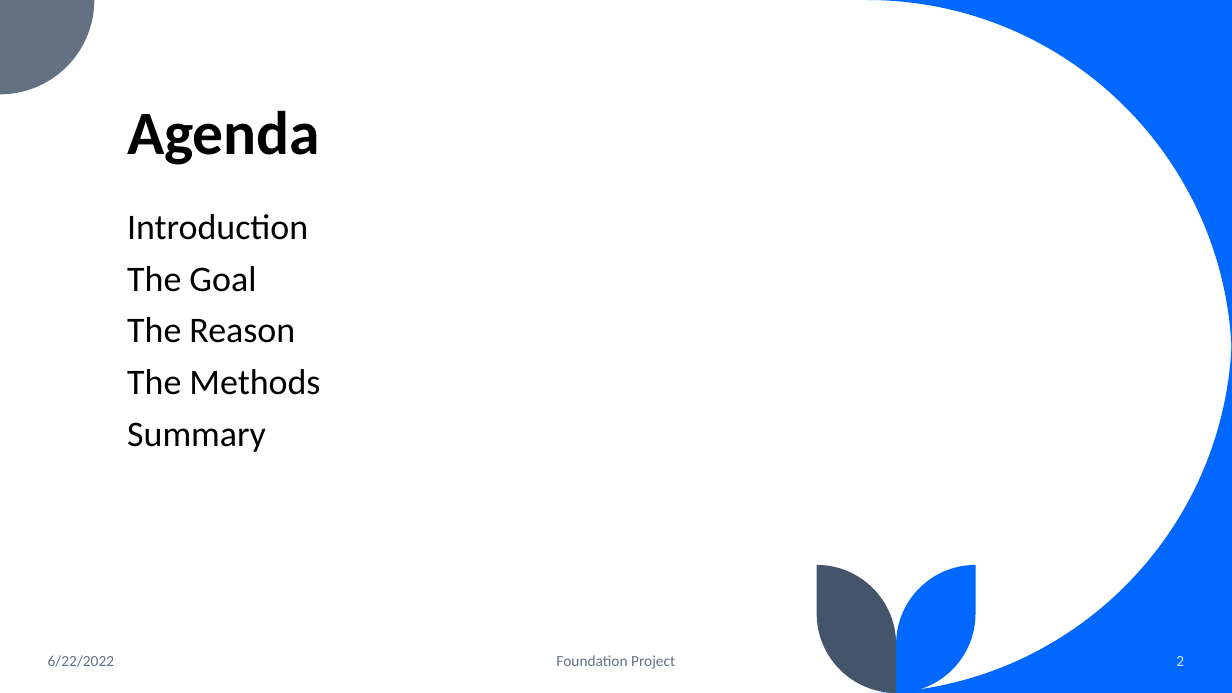
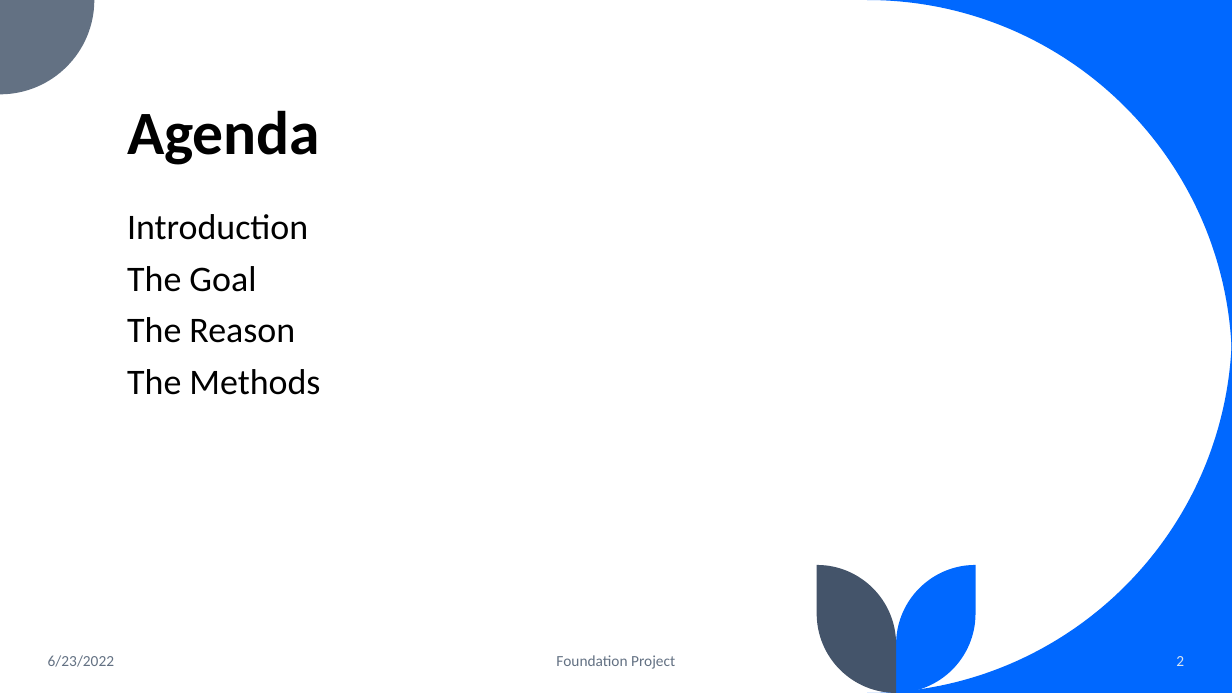
Before and after one commit to Delia-42/Movie_Project, a slide deck: slide 2 of Foundation Project_PP.pptx. Drawn at 1232x693 pixels with LibreOffice and Linux fonts; fonts in the diff are those of the drawing. Boxes give left, top, right and bottom in pixels: in the first picture for what was removed or moved away, otherwise in the second. Text is boxed around its words. In the diff, an @@ line names an element or a change of style, - is before the commit and + after.

```diff
--- a/Foundation Project_PP.pptx
+++ b/Foundation Project_PP.pptx
@@ text at (127, 422, 266, 452): paragraph removed @@
-Summary
@@ text at (48, 655, 114, 667): text changed @@
-6/22/2022
+6/23/2022
```
Also in this commit, not shown: 3 other slides changed, 2 other files.
